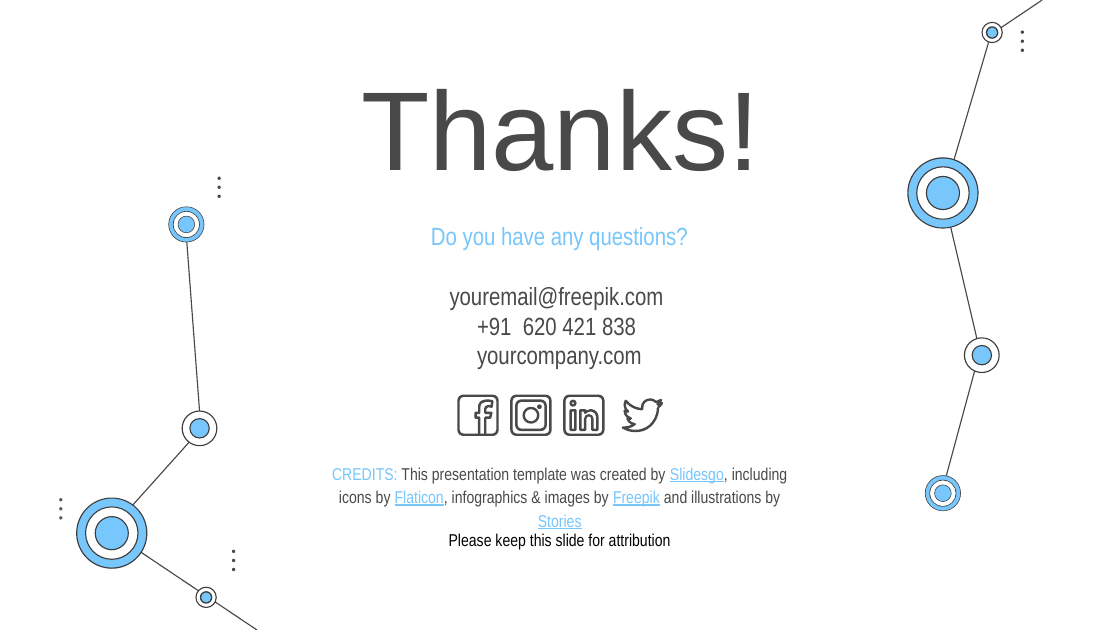
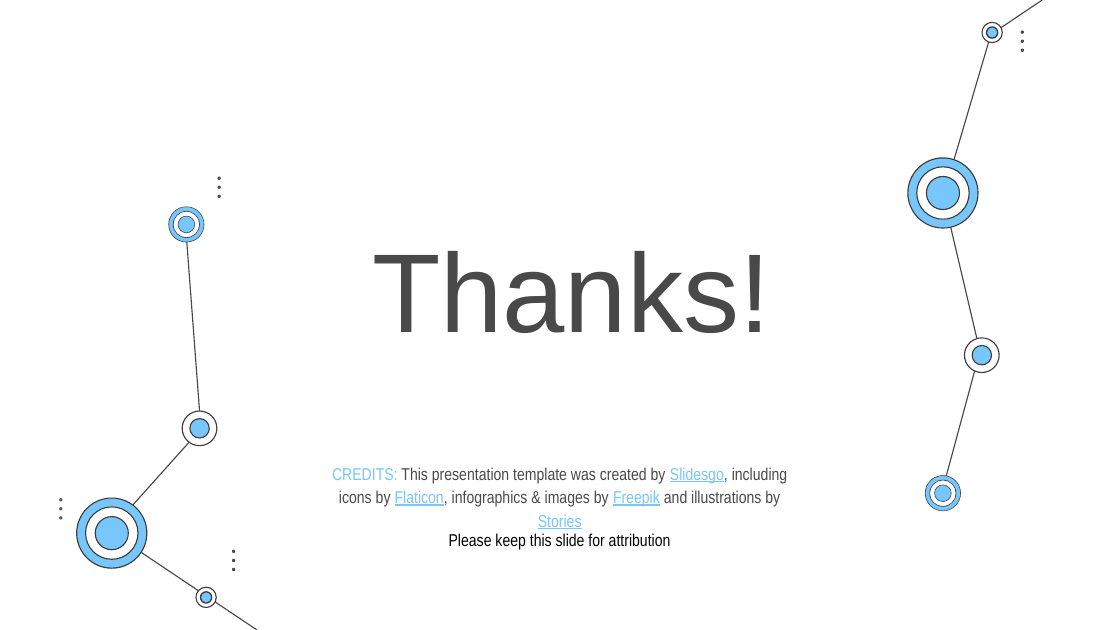
Before and after one commit to beyanasr/-Web-fundamentals-project, a slide deck: slide 6 of Web fundamentals project.pptx (slide 10 before the commit). Drawn at 1120x630 pixels with LibreOffice and Linux fonts; fonts in the diff are those of the drawing. Boxes give left, top, right and bottom in pixels: in the first picture for what was removed or moved away, otherwise in the second. Text is boxed around its words. In the diff, an @@ line names an element or a change of style, - is before the commit and + after.

```diff
--- a/Web fundamentals project.pptx
+++ b/Web fundamentals project.pptx
@@ title "Thanks!": place and size @@
-title "Thanks!" at (361,89,759,171)
+title "Thanks!" at (372,251,770,333)
@@ subtitle removed at (431,227,687,369) @@
-Do you have any questions?
-youremail@freepik.com
-+91 620 421 838
-yourcompany.com
@@ group removed at (457,394,663,436): 10 freeform shapes @@
```
Also in this commit, not shown: 1 other slide changed, 2 slides added, 7 slides removed.
